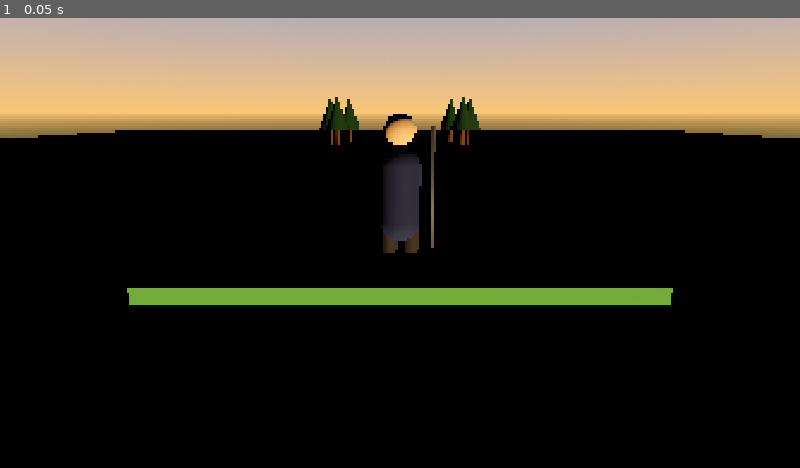
Above: before the commit, frame 1.
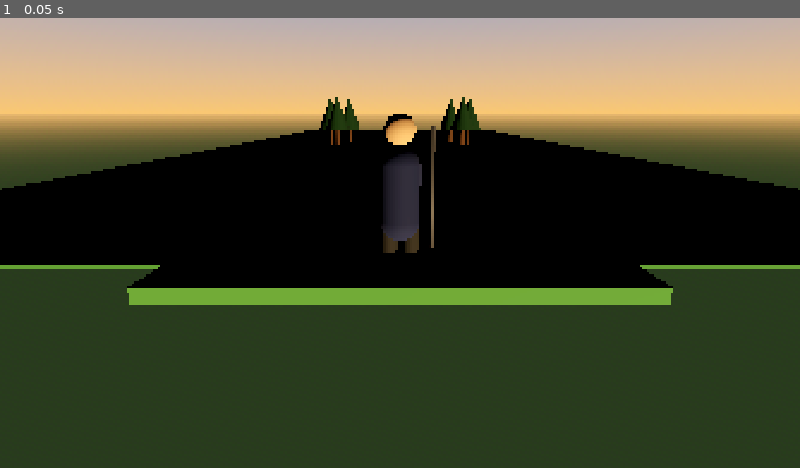
Above: after the commit, the same moment.

Repository: masonwyatt23/mas-golfs
Game: Godot game, scene res://scenes/hole_12.tscn
The game is run twice, just before and just after one commit, with the same random seed, the same clock (stepped at 60 frames per second) and the same inputs.
Inputs:
- Up to frame 1 (0.05 s): no input

The runs differ from the first frame. In frame 1, 44% of the frame differs, in the area x 0-100%, y 24-100%.

Commit message:
Godot Hole 12 v10: ground is ONE 120x300 tile centred z=-170 — v9 proved nine 120x120 tiles render nothing while v6's single 120x120 rendered; one long tile keeps the proven single-mesh path to the horizon

Diff:
--- a/godot/scenes/hole_12.tscn
+++ b/godot/scenes/hole_12.tscn
@@ -75,7 +75,7 @@
 metallic = 0.8
 
 [sub_resource type="BoxMesh" id="BoxMesh_15"]
-size = Vector3(120, 0.4, 120)
+size = Vector3(120, 0.4, 300)
 
 [sub_resource type="BoxMesh" id="BoxMesh_16"]
 size = Vector3(12, 0.4, 10)
@@ -179,48 +179,8 @@
 [node name="Director" type="Node" parent="."]
 script = ExtResource("2")
 
-[node name="Ground_-120_-280" type="MeshInstance3D" parent="."]
-transform = Transform3D(1, 0, 0, 0, 1, 0, 0, 0, 1, -120.0, -0.2, -280.0)
-mesh = SubResource("BoxMesh_15")
-surface_material_override/0 = SubResource("StandardMaterial3D_1")
-
-[node name="Ground_-120_-160" type="MeshInstance3D" parent="."]
-transform = Transform3D(1, 0, 0, 0, 1, 0, 0, 0, 1, -120.0, -0.2, -160.0)
-mesh = SubResource("BoxMesh_15")
-surface_material_override/0 = SubResource("StandardMaterial3D_1")
-
-[node name="Ground_-120_-40" type="MeshInstance3D" parent="."]
-transform = Transform3D(1, 0, 0, 0, 1, 0, 0, 0, 1, -120.0, -0.2, -40.0)
-mesh = SubResource("BoxMesh_15")
-surface_material_override/0 = SubResource("StandardMaterial3D_1")
-
-[node name="Ground_0_-280" type="MeshInstance3D" parent="."]
-transform = Transform3D(1, 0, 0, 0, 1, 0, 0, 0, 1, 0.0, -0.2, -280.0)
-mesh = SubResource("BoxMesh_15")
-surface_material_override/0 = SubResource("StandardMaterial3D_1")
-
-[node name="Ground_0_-160" type="MeshInstance3D" parent="."]
-transform = Transform3D(1, 0, 0, 0, 1, 0, 0, 0, 1, 0.0, -0.2, -160.0)
-mesh = SubResource("BoxMesh_15")
-surface_material_override/0 = SubResource("StandardMaterial3D_1")
-
-[node name="Ground_0_-40" type="MeshInstance3D" parent="."]
-transform = Transform3D(1, 0, 0, 0, 1, 0, 0, 0, 1, 0.0, -0.2, -40.0)
-mesh = SubResource("BoxMesh_15")
-surface_material_override/0 = SubResource("StandardMaterial3D_1")
-
-[node name="Ground_120_-280" type="MeshInstance3D" parent="."]
-transform = Transform3D(1, 0, 0, 0, 1, 0, 0, 0, 1, 120.0, -0.2, -280.0)
-mesh = SubResource("BoxMesh_15")
-surface_material_override/0 = SubResource("StandardMaterial3D_1")
-
-[node name="Ground_120_-160" type="MeshInstance3D" parent="."]
-transform = Transform3D(1, 0, 0, 0, 1, 0, 0, 0, 1, 120.0, -0.2, -160.0)
-mesh = SubResource("BoxMesh_15")
-surface_material_override/0 = SubResource("StandardMaterial3D_1")
-
-[node name="Ground_120_-40" type="MeshInstance3D" parent="."]
-transform = Transform3D(1, 0, 0, 0, 1, 0, 0, 0, 1, 120.0, -0.2, -40.0)
+[node name="Ground" type="MeshInstance3D" parent="."]
+transform = Transform3D(1, 0, 0, 0, 1, 0, 0, 0, 1, 0, -0.2, -170)
 mesh = SubResource("BoxMesh_15")
 surface_material_override/0 = SubResource("StandardMaterial3D_1")
 
